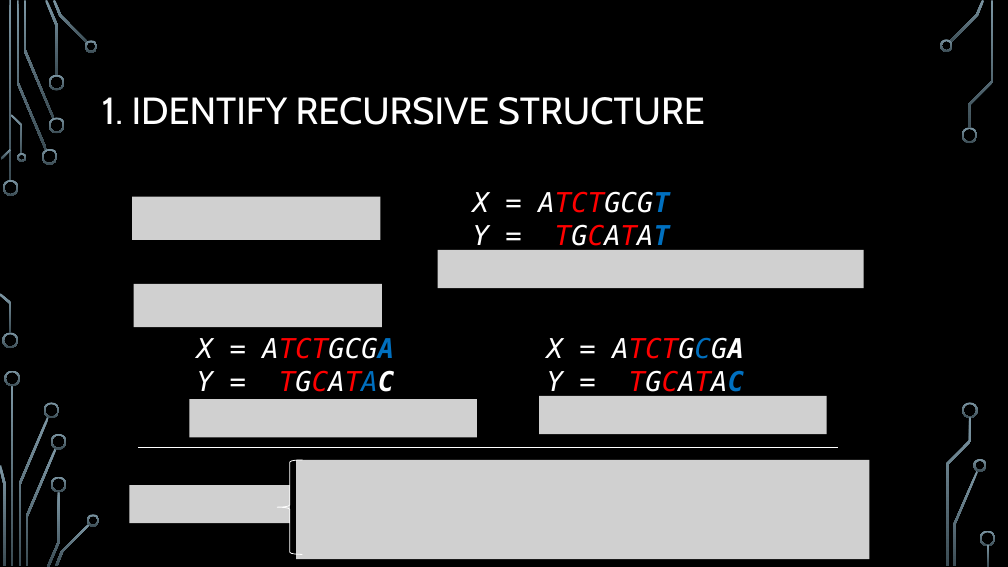
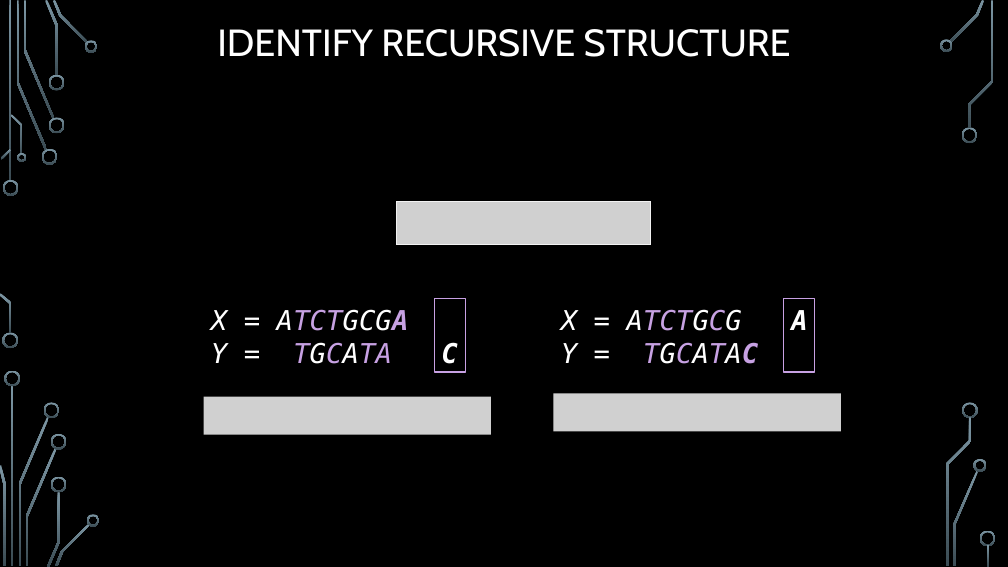
Before and after one commit to markfloryan/dsa2, a slide deck: slide 35 of slides/05-5-Sequences.pptx (slide 32 before the commit). Drawn at 1008x567 pixels with LibreOffice and Linux fonts; fonts in the diff are those of the drawing; grey boxes stand for pictures; background and template pictures are left out. Boxes give left, top, right and bottom in pixels: in the first picture for what was removed or moved away, otherwise in the second. Text is boxed around its words. In the diff, an @@ line names an element or a change of style, - is before the commit and + after.

```diff
--- a/slides/05-5-Sequences.pptx
+++ b/slides/05-5-Sequences.pptx
@@ title at <box>217,29,791,57</box>: text changed @@
-1. IDENTIFY RECURSIVE STRUCTURE
+IDENTIFY RECURSIVE STRUCTURE
@@ picture removed at <box>132,197,380,240</box> @@
@@ picture added at <box>397,202,651,245</box> @@
@@ text removed at <box>473,191,670,251</box> @@
-X = ATCTGCGT
-Y = TGCATAT
@@ picture removed at <box>438,250,864,288</box> @@
@@ picture removed at <box>134,284,382,327</box> @@
@@ text "X = ATCTGCGA": place and size @@
-text "X = ATCTGCGA" at <box>197,337,394,392</box>
+text "X = ATCTGCGA" at <box>211,309,457,364</box>
@@ rectangle added at <box>435,298,466,372</box>, outline #C7A1E3 1.25 pt @@
@@ text "X = ATCTGCG A": place and size @@
-text "X = ATCTGCG A" at <box>547,337,744,397</box>
+text "X = ATCTGCG A" at <box>561,309,758,364</box>
@@ rectangle added at <box>784,299,815,373</box>, outline #C7A1E3 1.25 pt @@
@@ text at <box>211,309,409,331</box>: text colour #FF0000 to #C7A1E3, text colour #0070C0 to #C7A1E3 in "ATCTGCGA" @@
@@ text at <box>561,309,742,331</box>: spaces changed @@
-X = ATCTGCGA
+X = ATCTGCG A
@@ text at <box>211,342,457,364</box>: spaces changed @@
-Y = TGCATAC
+Y = TGCATA C
@@ text at <box>561,342,758,364</box>: text colour #FF0000 to #C7A1E3, text colour #0070C0 to #C7A1E3 in "TGCATAC" @@
@@ picture: place and size @@
-picture at <box>189,399,476,437</box>
+picture at <box>203,397,491,435</box>
@@ picture: place and size @@
-picture at <box>539,396,827,434</box>
+picture at <box>554,393,841,431</box>
@@ line removed from (138, 448) to (838, 448) @@
@@ left brace removed at <box>278,460,302,554</box> @@
@@ picture removed at <box>296,460,870,559</box> @@
@@ picture removed at <box>129,485,290,523</box> @@
```
Also in this commit, not shown: 8 other slides changed, 7 slides added, 22 slides removed, 4 other files.
